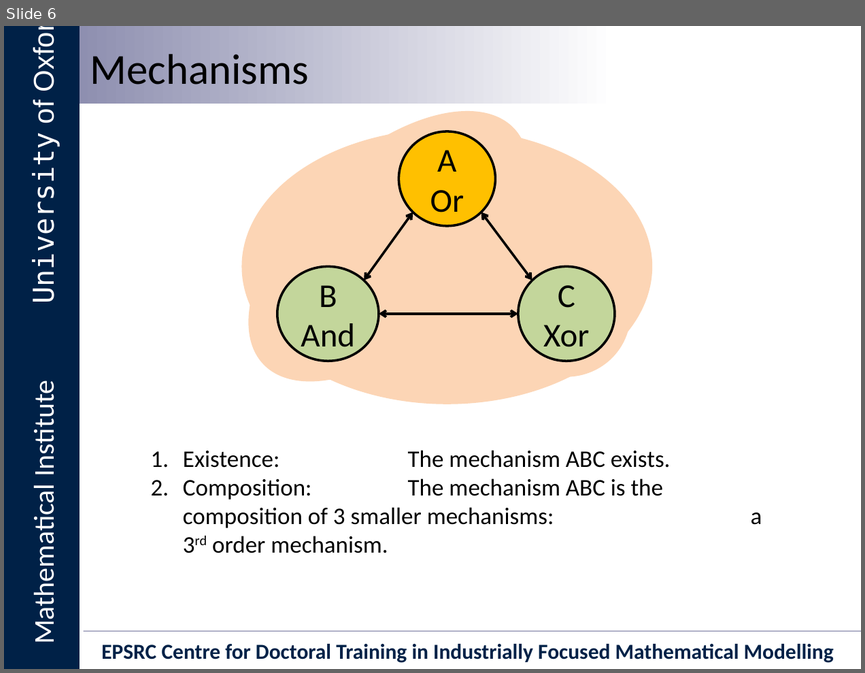
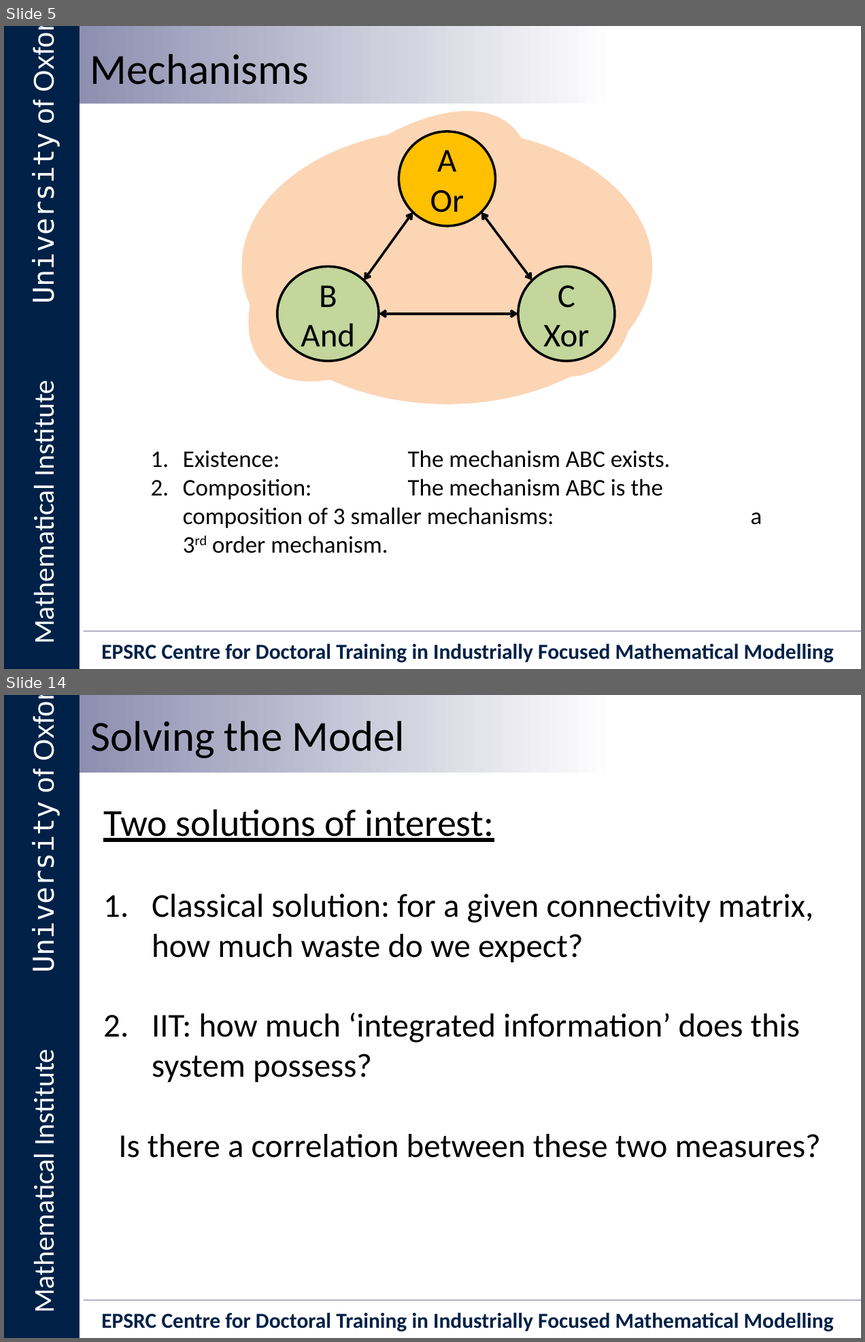
Before and after one commit to Ectheleon/IIT-Mini-Project, a slide deck: Writeup/Presentation/Integrated Information Theory for Organisational Consciousness.pptx. Shown one above the other, each under a label of ours: slide 6 before the commit, slides 5 and 14 after it; the slides between them are not shown. The pictures are 865x673 and 865x1342 pixels, drawn with LibreOffice and Linux fonts; fonts in the diff are those of the drawing; background and template pictures are left out. Boxes give left, top, right and bottom in pixels: in the first picture for what was removed or moved away, otherwise in the second. Text is boxed around its words. In the diff, an @@ line names an element or a change of style, - is before the commit and + after.

```diff
--- a/Writeup/Presentation/Integrated Information Theory for Organisational Consciousness.pptx
+++ b/Writeup/Presentation/Integrated Information Theory for Organisational Consciousness.pptx
@@ slide 14 added at (x1=4, y1=695, x2=861, y2=1338), background #FFFFFF; not listed: 6 template elements that a slide beside it also shows @@
@@ text added at (x1=91, y1=721, x2=405, y2=758), 36 pt, text #000000 @@
+Solving the Model
@@ text added at (x1=103, y1=809, x2=821, y2=1157), 28 pt, text #000000 @@
+Two solutions of interest:
+1. Classical solution: for a given connectivity matrix, how much waste do we expect?
+2. IIT: how much ‘integrated information’ does this system possess?
+Is there a correlation between these two measures?
@@ what was slide 6 is now slide 5 @@
```
Also in this commit, not shown: 8 slides changed, 10 other slides added, 13 slides removed.
